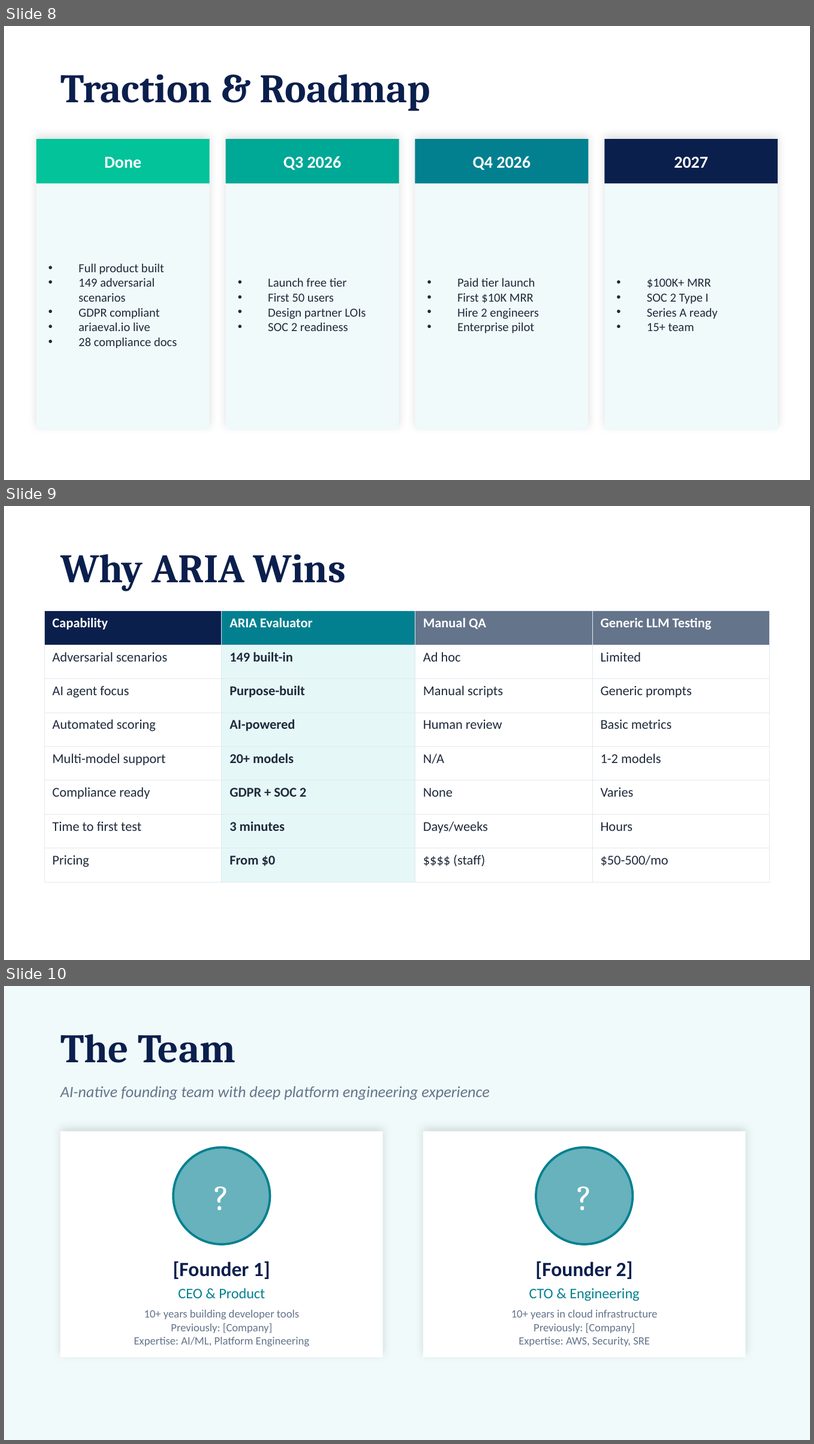
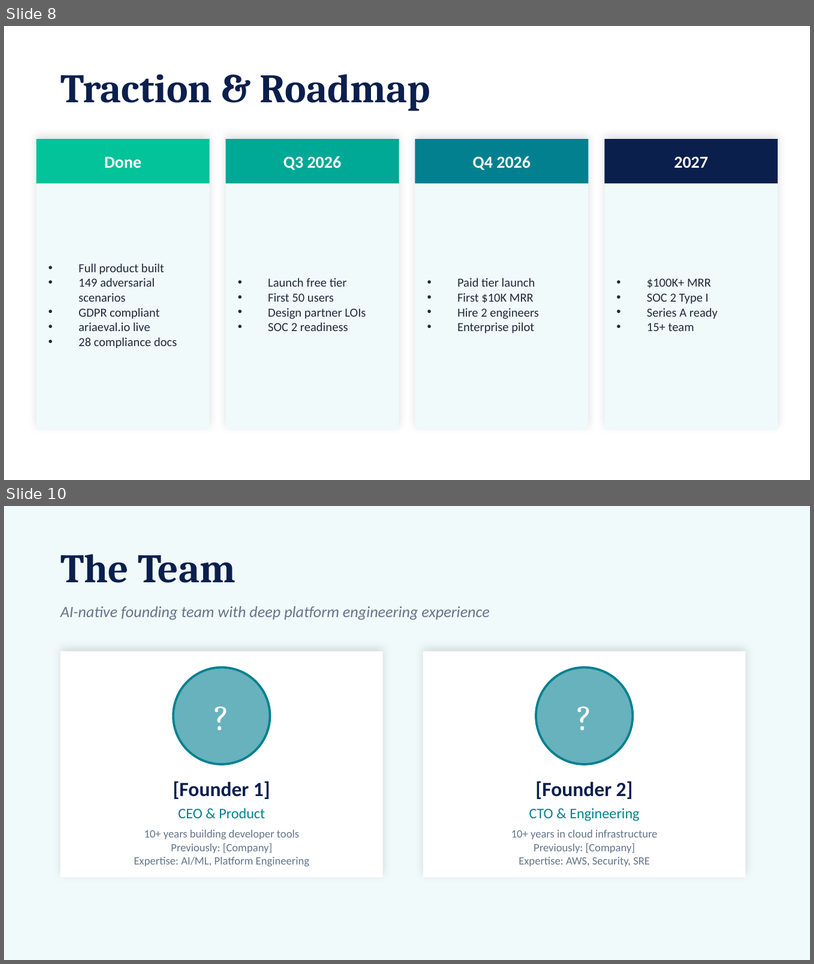
Before and after one commit to alokkulkarni/aria-evaluator-ts, a slide deck: docs/funding/ARIA-Evaluator-Seed-Pitch-Deck.pptx. Shown one above the other, each under a label of ours: slides 8, 9 and 10 before the commit, slides 8 and 10 after it; the slides between them are not shown. The pictures are 814x1444 and 814x964 pixels, drawn with LibreOffice and Linux fonts; fonts in the diff are those of the drawing. Boxes give left, top, right and bottom in pixels: in the first picture for what was removed or moved away, otherwise in the second. Text is boxed around its words. In the diff, an @@ line names an element or a change of style, - is before the commit and + after.

```diff
--- a/docs/funding/ARIA-Evaluator-Seed-Pitch-Deck.pptx
+++ b/docs/funding/ARIA-Evaluator-Seed-Pitch-Deck.pptx
@@ slide 9 removed at bbox=[4, 506, 810, 960], background #FFFFFF @@
@@ text removed at bbox=[60, 554, 346, 591] @@
-Why ARIA Wins
@@ table removed at bbox=[44, 611, 770, 917], 8 rows, 4 columns @@
-Capability | ARIA Evaluator | Manual QA | Generic LLM Testing
-Adversarial scenarios | 149 built-in | Ad hoc | Limited
-AI agent focus | Purpose-built | Manual scripts | Generic prompts
-Automated scoring | AI-powered | Human review | Basic metrics
-Multi-model support | 20+ models | N/A | 1-2 models
-Compliance ready | GDPR + SOC 2 | None | Varies
-Time to first test | 3 minutes | Days/weeks | Hours
-Pricing | From $0 | $$$$ (staff) | $50-500/mo
```
Also in this commit, not shown: 2 slides changed, 1 slide added.
